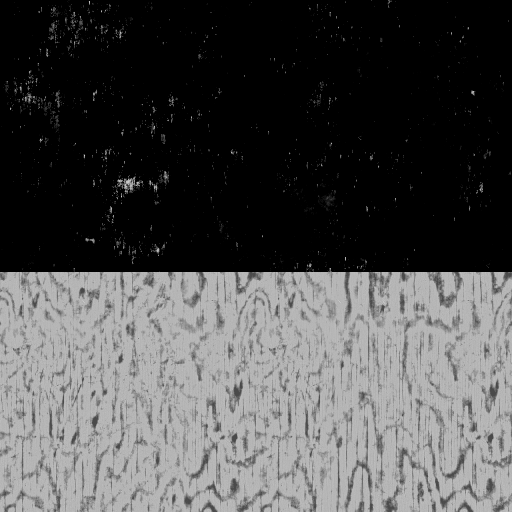
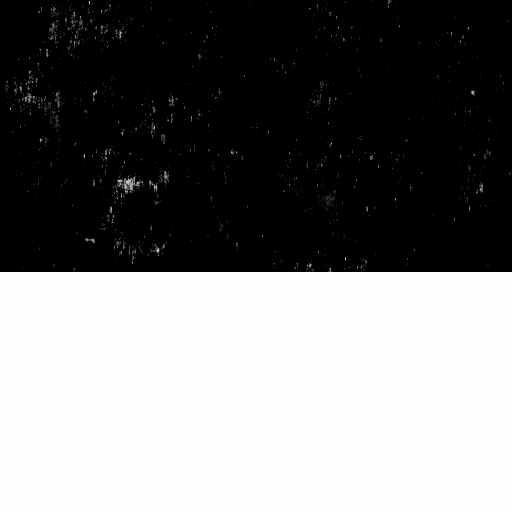
Layers edited between the first and the second w=512, h=512 image:
painted on "wood" over (x1=0, y1=272, x2=512, y2=512)
